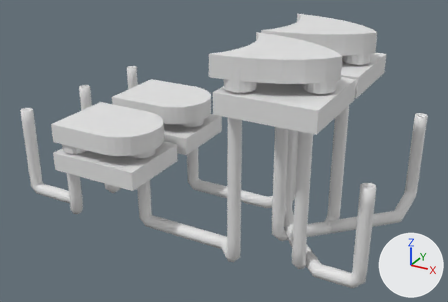
The Blender file Example/Flip_Flop/flip_flop.blend as it was, and as the next commit left it.
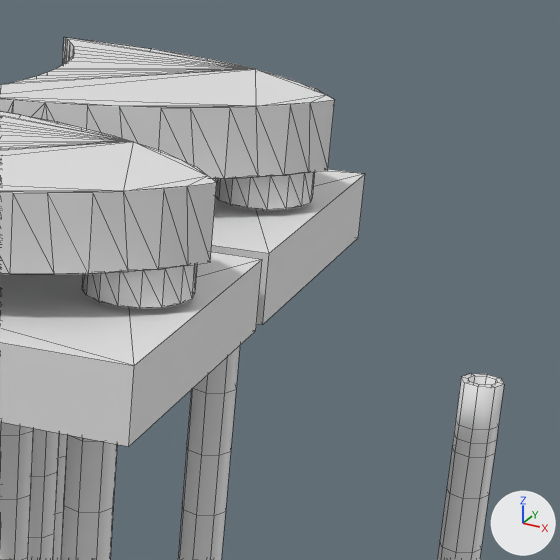
There are two pictures of each version: one whole from a camera (50 mm lens) standing at (26.1, -19.0, 17.1) and looking at (10.9, 8.6, 3.3), one close up on the part from 62% to 99% of the width and 1% to 56% of the height. The axes (+X, +Y, +Z) are drawn at lower right. The lights are the same throughout. The close-ups show mesh edges as thin lines.

Names of what the first close-up shows: 'Cube.002', 'Cube.003', 'OR_gate', 'OR_gate.001', 'Path_(17, 6, 0)-(14.5, 8.5, 9.4)', 'Path_(17, 9, 0)-(14.5, 6.5, 9.4)', 'Path_(17.5, 10.0, 9.4)-(17, 9, 0)', 'Path_(17.5, 5.0, 9.4)-(17, 6, 0)', 'Path_(20, 15, 5)-(17, 9, 0)', 'Path_(8.0, 10.0, 4.4)-(14.5, 11.5, 9.4)'.
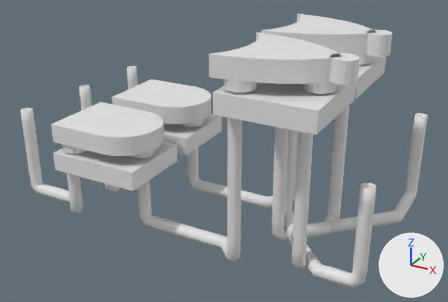
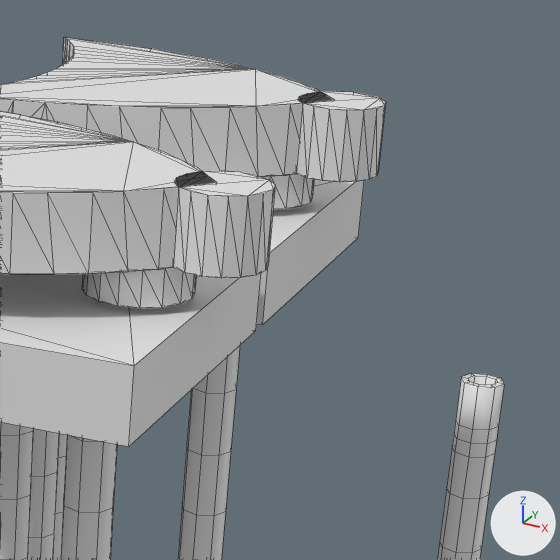
Boxes (x1, y1, x2, y2) around the edits, measured in the close-ups (560 x 560 px):
'OR_gate.001', reshaped: before (0, 111, 217, 308); after (0, 111, 275, 308)
'OR_gate', reshaped: before (0, 37, 335, 210); after (0, 37, 386, 210)
part 1 of me_or_gate_002, added: after (296, 91, 386, 182)
part 2 of me_or_gate_003, added: after (173, 171, 275, 278)

The edits, one by one:
me_or_gate_002 has 303 vertices, 602 faces and spans x -1.6..3.4, y -2.25..2.25, z -1.0..0.5.
me_or_gate_002 is used by ob_or_gate; location (15.0, 10.0, 10.0).
me_or_gate_002 part 1: a new loose piece, a 16-sided cylinder along z spanning x 2.9..4.1, y -0.6..0.6, z -0.5..0.5.
me_or_gate_003 has 303 vertices, 602 faces and spans x -1.6..3.4, y -2.25..2.25, z -1.0..0.5.
me_or_gate_003 is used by ob_or_gate_001; location (15.0, 5.0, 10.0).
me_or_gate_003 part 2: a new loose piece, a 16-sided cylinder along z spanning x 2.9..4.1, y -0.6..0.6, z -0.5..0.5.
